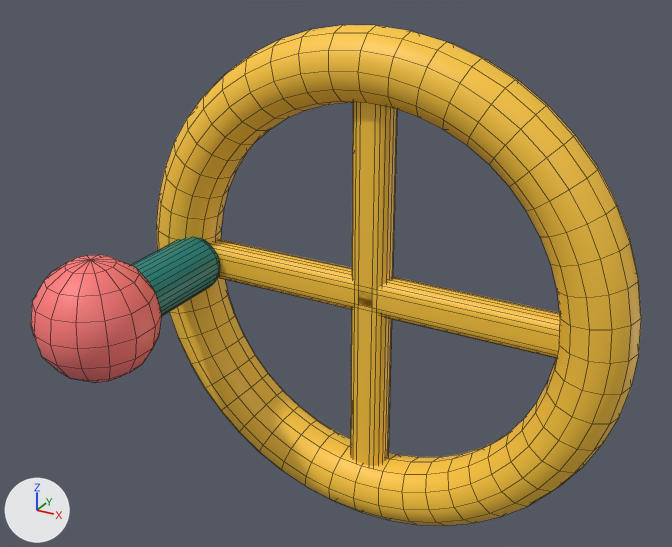
The FBX model EvolutionShop/Assets/EvolutionShop/Resources/Art/GrowthKit/PumpHandWheel.fbx as it was, and as the next commit left it.
Rendered twice from a 50 mm lens placed at (0.1496, -0.3015, 0.1558), pointed at (0.0002, -0.0299, 0.02). The lights are fixed; the arrows at lower left show +X, +Y and +Z. The picture after the commit comes second. Mesh edges are drawn as thin lines. Where no turn or scale is listed for an object, it has been applied to the vertices.

The scene before the commit, as lines of its bpy script (objects in view):
```python
me_torus_025 = bpy.data.meshes.new('Torus.025')
me_torus_025.from_pydata(...)  # 1236 vertices, 1214 faces; spans x -0.104..0.104, y -0.094..0.014, z -0.104..0.104
# faces by material slot: [876, 226, 112]
me_torus_025.materials.append(mat_gk_yellow)  # yellow #ffc93c
me_torus_025.materials.append(mat_gk_tealdark)  # cyan #15867f
me_torus_025.materials.append(mat_gk_coral)  # red #ff7a7a
ob_pumphandwheel_mesh = bpy.data.objects.new('PumpHandWheel mesh', me_torus_025)
ob_pumphandwheel_mesh.location = (0.0, 0.0, 0.0)
```
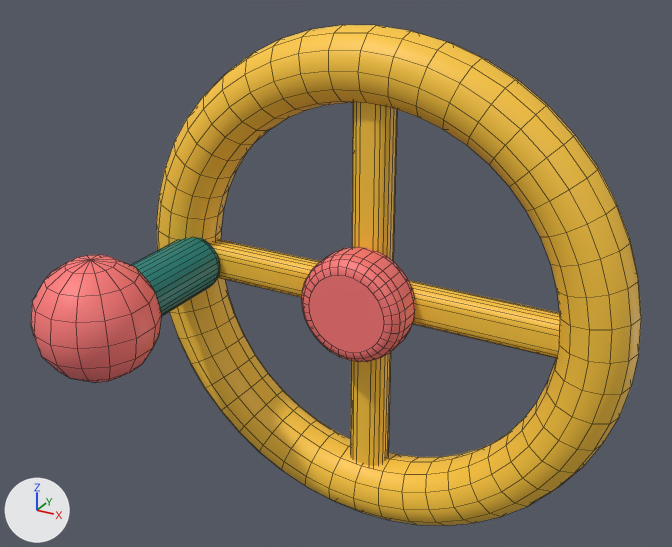
Where the change shows, as pixel boxes [x1, y1, x2, y2] in the pictures (672 x 547 px):
part 1 of me_torus_025, added (red): after [302, 247, 415, 362]

Edits to the bpy script that builds the scene:
```text
Change me_torus_025:
    used by ob_pumphandwheel_mesh; location = (0.0, 0.0, 0.0)
    remove me_torus_025.from_pydata(...)  # 1236 vertices, 1214 faces; spans x -0.104..0.104, y -0.094..0.014, z -0.104..0.104
    add me_torus_025.from_pydata(...)  # 1492 vertices, 1440 faces; spans x -0.104..0.104, y -0.094..0.014, z -0.104..0.104
    me_torus_025 part 1: a new loose piece of 256 vertices spanning x -0.022..0.022, y -0.022..-0.002, z -0.022..0.022, in mat_gk_coral (red #ff7a7a)
```
